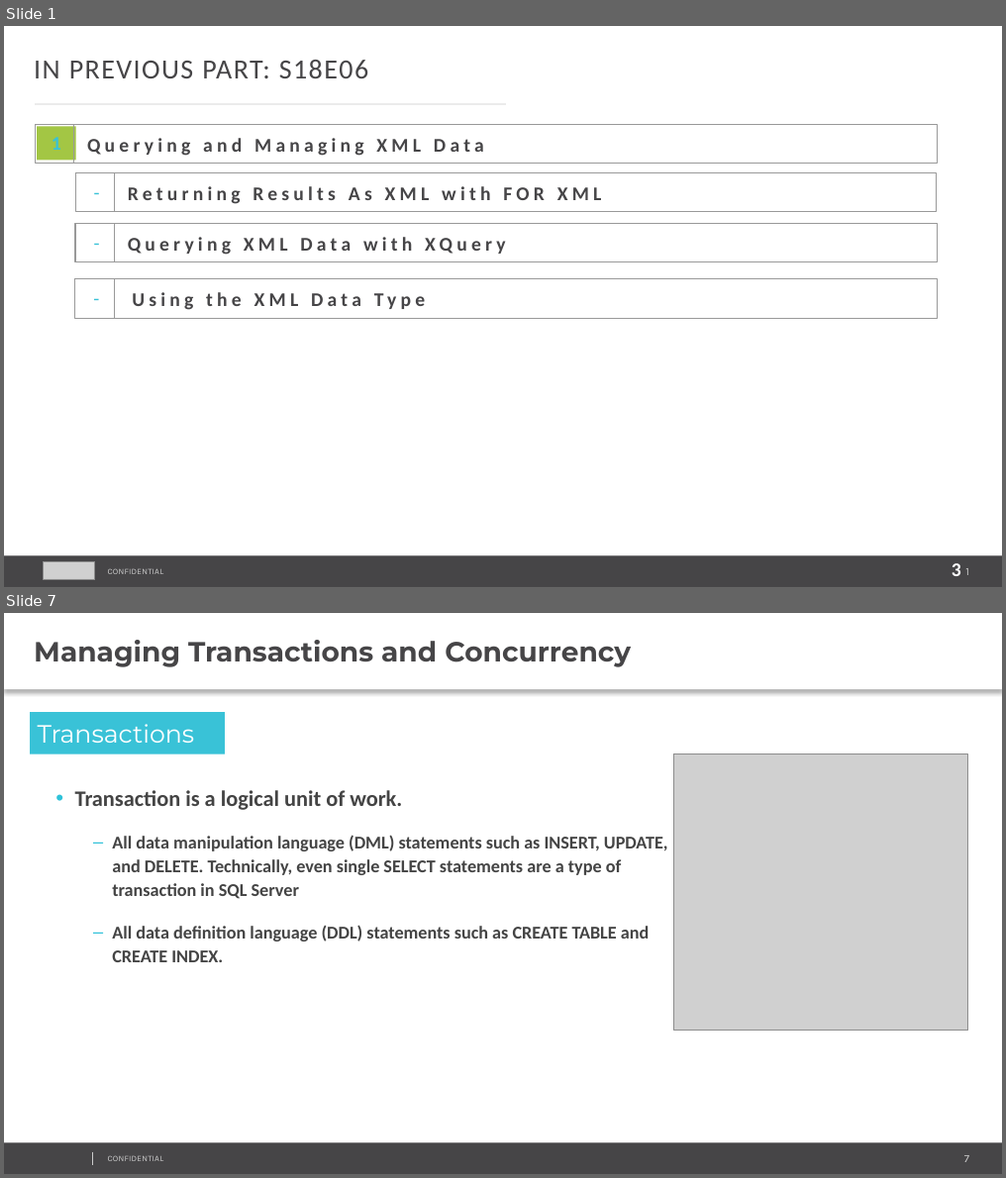
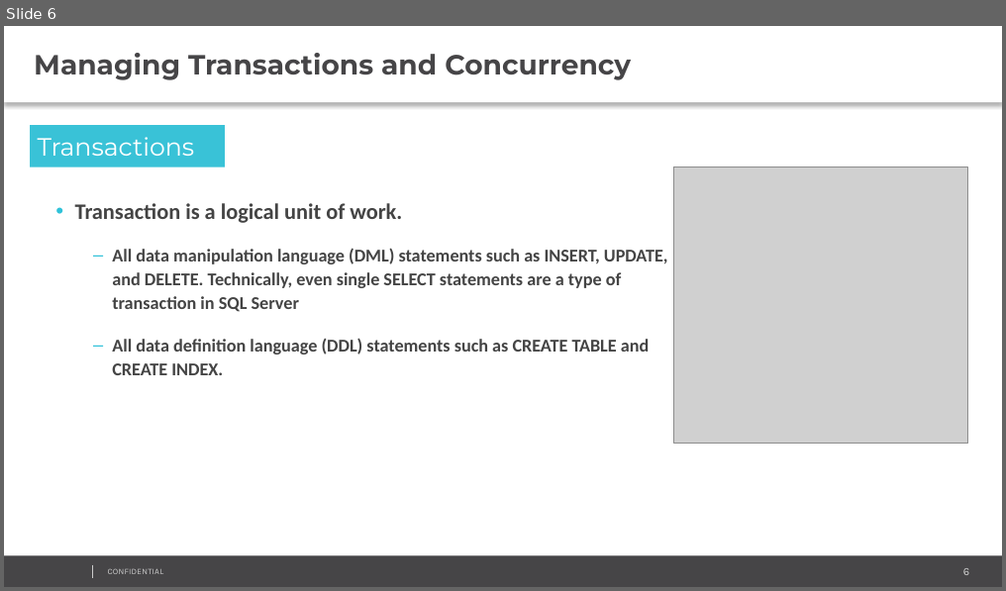
Before and after one commit to AndreyQC/MSBI.Lab, a slide deck: MSBI.Lecture.09/MSBI.Dev.S19E09.pptx. Shown one above the other, each under a label of ours: slides 1 and 7 before the commit, slide 6 after it; the slides between them are not shown. The pictures are 1006x1178 and 1006x591 pixels, drawn with LibreOffice and Linux fonts; fonts in the diff are those of the drawing; grey boxes stand for pictures; background and template pictures are left out. Boxes give left, top, right and bottom in pixels: in the first picture for what was removed or moved away, otherwise in the second. Text is boxed around its words. In the diff, an @@ line names an element or a change of style, - is before the commit and + after.

```diff
--- a/MSBI.Lecture.09/MSBI.Dev.S19E09.pptx
+++ b/MSBI.Lecture.09/MSBI.Dev.S19E09.pptx
@@ slide 1 removed at <box>4,26,1002,587</box>, background #FFFFFF; not listed: 4 template elements that a slide beside it also shows @@
@@ text removed at <box>34,60,368,78</box> @@
-IN PREVIOUS PART: S18E06
@@ line removed from (34, 104) to (506, 104) @@
@@ rectangle removed at <box>35,125,74,164</box> @@
@@ rectangle removed at <box>37,127,76,161</box> @@
-1
@@ rectangle removed at <box>74,125,937,164</box> @@
@@ text removed at <box>87,138,484,156</box> @@
-Querying and Managing XML Data
@@ rectangle removed at <box>76,173,115,211</box> @@
@@ rectangle removed at <box>115,173,937,211</box> @@
@@ text removed at <box>78,174,117,208</box> @@
--
@@ text removed at <box>128,186,602,204</box> @@
-Returning Results As XML with FOR XML
@@ rectangle removed at <box>75,224,114,263</box> @@
@@ text removed at <box>77,226,116,260</box> @@
--
@@ rectangle removed at <box>115,224,938,263</box> @@
@@ text removed at <box>128,237,505,255</box> @@
-Querying XML Data with XQuery
@@ rectangle removed at <box>75,279,114,318</box> @@
@@ text removed at <box>77,281,116,315</box> @@
--
@@ rectangle removed at <box>115,279,938,318</box> @@
@@ text removed at <box>132,292,425,310</box> @@
-Using the XML Data Type
@@ picture removed at <box>43,562,94,579</box> @@
@@ text removed at <box>951,564,961,576</box> @@
-3
@@ what was slide 7 is now slide 6 @@
@@ page number at <box>963,569,969,575</box>: text changed @@
-7
+6
```
Also in this commit, not shown: 9 slides changed, 6 slides added, 3 other slides removed, 20 other files.
